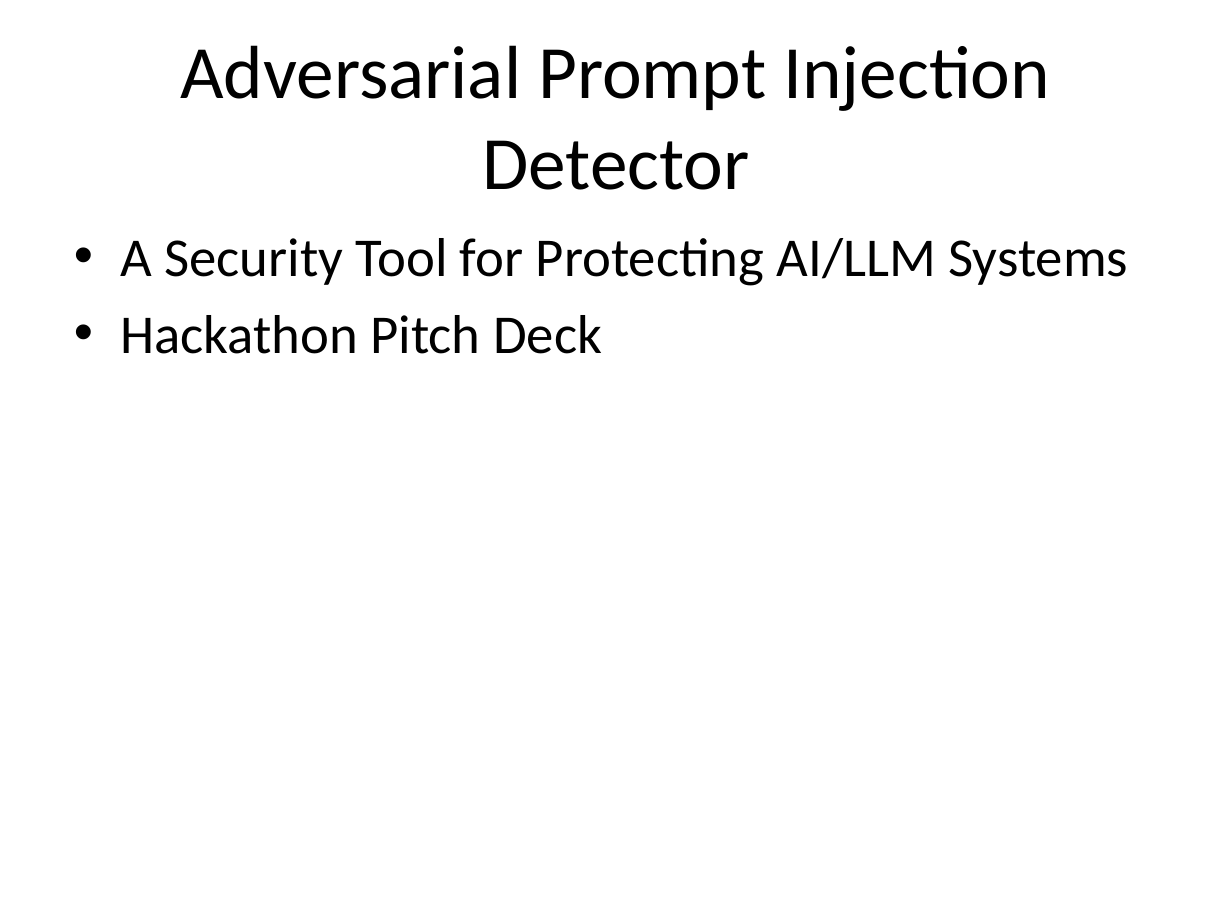
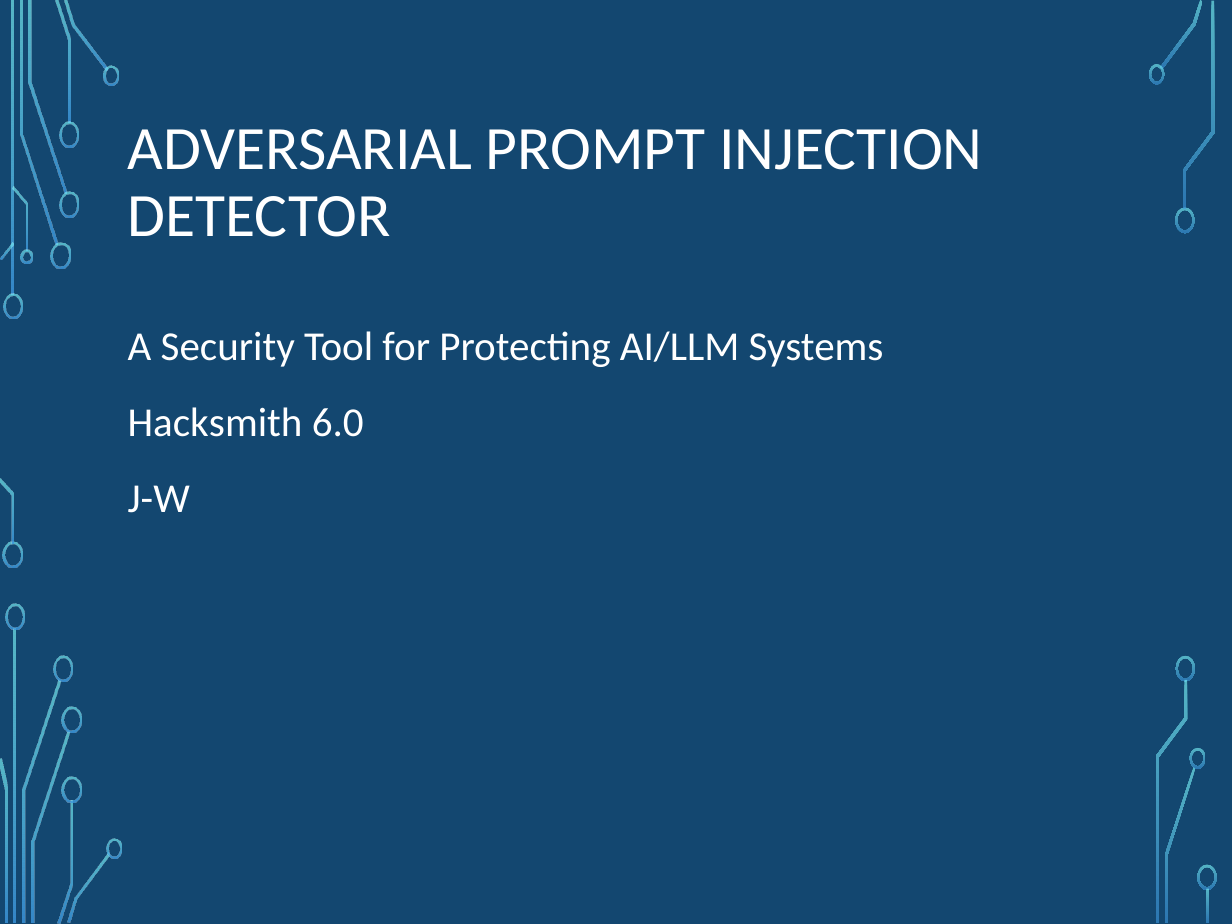
Before and after one commit to NguiWeily/Prompt-Injection-Detector, a slide deck: slide 1 of Adversarial_Prompt_Injection_Detector_Pitch.pptx. Drawn at 1232x924 pixels with LibreOffice and Linux fonts; fonts in the diff are those of the drawing; background and template pictures are left out. Boxes give left, top, right and bottom in pixels: in the first picture for what was removed or moved away, otherwise in the second. Text is boxed around its words. In the diff, an @@ line names an element or a change of style, - is before the commit and + after.

```diff
--- a/Adversarial_Prompt_Injection_Detector_Pitch.pptx
+++ b/Adversarial_Prompt_Injection_Detector_Pitch.pptx
@@ background #FFFFFF to picture (left out) @@
@@ rectangle added at [0,0,1232,924], fill #134770 @@
@@ title at [128,129,982,237]: text changed; size 44 to 36 pt; text colour #000000 to #FFFFFF @@
-Adversarial Prompt Injection Detector
+ADVERSARIAL PROMPT INJECTION DETECTOR
@@ text "A Security Tool for Protecting ...": place and size @@
-text "A Security Tool for Protecting ..." at [120,238,1128,354]
+text "A Security Tool for Protecting ..." at [128,331,884,513]
@@ text at [128,331,884,367]: size 32 to 24 pt, text colour #000000 to #FFFFFF in "A Security Tool for Protecting AI/LLM Systems"; bullet • to none; line spacing 1 to 1.2; more space between paragraphs @@
@@ text at [128,407,364,513]: text changed; size 32 to 24 pt; text colour #000000 to #FFFFFF @@
-• Hackathon Pitch Deck
+Hacksmith 6.0
+J-W
@@ group added at [0,0,122,924]: 24 freeform shapes, 2 rectangles @@
@@ group added at [0,0,1212,924]: 14 freeform shapes, 3 rectangles @@
@@ group added at [1148,0,1217,923]: 9 freeform shapes, 1 rectangle @@
```
Also in this commit, not shown: 8 other slides changed, 1 slide added, 1 slide removed, 3 other files.
